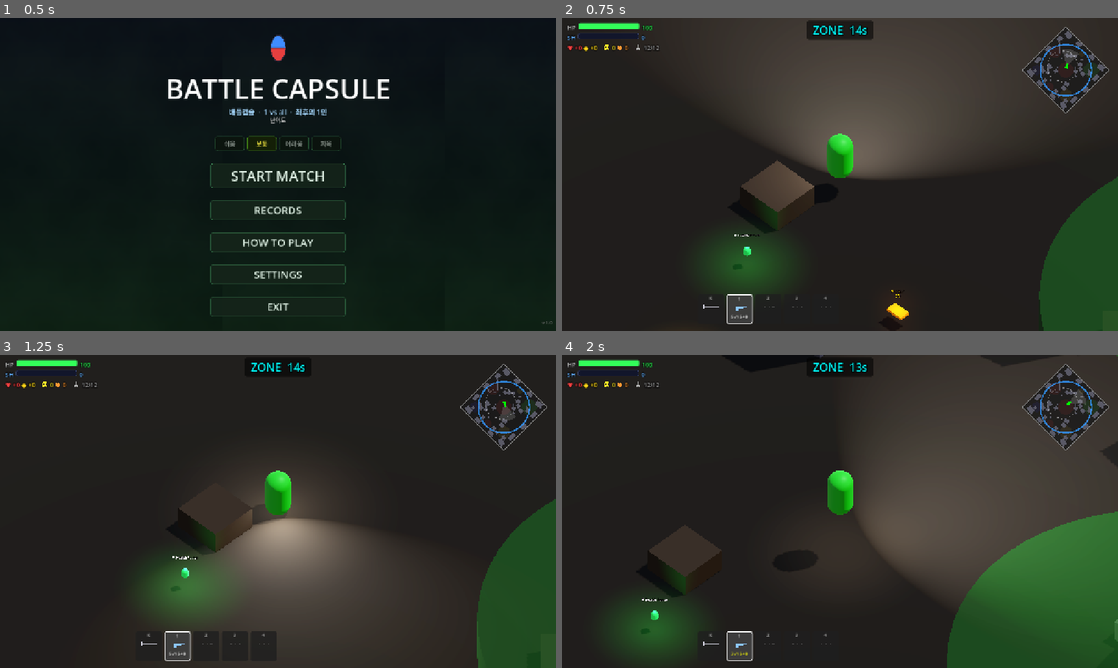
Above: before the commit, frames 1-4 (two rows, left to right).
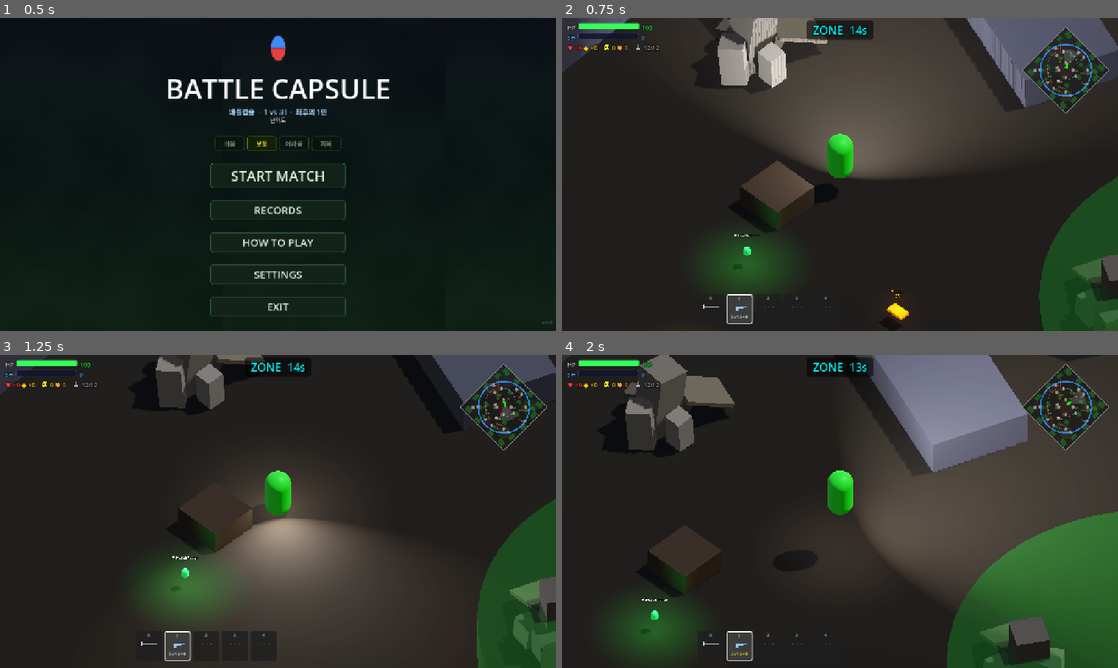
Above: after the commit, the same moments.

Repository: Kyulhee/battle-capsule
Game: Godot game, scene res://src/Main.tscn
Two runs of this game, one before a commit and one after it. Both use one fixed random seed, a clock stepped at 60 frames per second and the inputs below.
Inputs (mouse positions are in pixels of both pictures, inside the frame that each line leads up to):
- Up to frame 1 (0.5 s): no input
- Up to frame 2 (0.75 s): click "START MATCH" at 0.5 s
- Up to frame 3 (1.25 s): no input
- Up to frame 4 (2 s): tap Enter at 1.25 s; move the mouse to (962, 495) at 1.27 s; press the mouse at (962, 495) at 1.28 s; hold D (ui_right) from 1.28 s (still down); tap Space at 1.52 s

Frame 1 is identical in both runs. In frame 2, 8.1% of the frame differs, in the area x 0-100%, y 0-96%; in frame 3, 4.6%; in frame 4, 12%, in the area x 0-100%, y 0-100%.

Commit message:
feat: v1.1 — 미니맵 타입별 표현, 맵 전략 재설계, WorldBuilder jitter
- Minimap: rock_cluster→원, bush_patch→반투명 연두원, 타입별 색상 분기
- WorldBuilder: jitter/rot_jitter 필드로 결정론적 위치 변동 지원
- mapSpec v3.0: 3링 구조 + 4방향 회랑, canyon_wall 6개, rock_cluster 21개(POI 커버 보장)

Co-Authored-By: Claude Sonnet 4.6 <noreply@anthropic.com>

Diff:
--- a/data/mapSpec_example.json
+++ b/data/mapSpec_example.json
@@ -2,7 +2,7 @@
   "metadata": {
     "name": "Mountain Forest Alpha",
     "theme": "forest",
-    "version": "2.0",
+    "version": "3.0",
     "world_size": 120
   },
   "pois": [
@@ -19,63 +19,70 @@
     { "type": "tree_cluster", "pos": [-18,  54], "scale": [12, 6,  8], "rot":   0 },
     { "type": "tree_cluster", "pos": [ 18,  54], "scale": [12, 6,  8], "rot":  -5 },
     { "type": "tree_cluster", "pos": [ 45,  52], "scale": [14, 5, 10], "rot":  15 },
-
     { "type": "tree_cluster", "pos": [-45, -52], "scale": [14, 5, 10], "rot":   5 },
     { "type": "tree_cluster", "pos": [-18, -54], "scale": [12, 6,  8], "rot": -10 },
     { "type": "tree_cluster", "pos": [ 18, -54], "scale": [12, 6,  8], "rot":   8 },
     { "type": "tree_cluster", "pos": [ 45, -52], "scale": [14, 5, 10], "rot": -12 },
-
     { "type": "tree_cluster", "pos": [ 52,  30], "scale": [ 8, 5, 14], "rot":   0 },
     { "type": "tree_cluster", "pos": [ 54,   0], "scale": [ 8, 5, 12], "rot":   5 },
     { "type": "tree_cluster", "pos": [ 52, -30], "scale": [ 8, 5, 14], "rot":  -5 },
-
     { "type": "tree_cluster", "pos": [-52,  25], "scale": [ 8, 5, 14], "rot":   0 },
     { "type": "tree_cluster", "pos": [-54,  -5], "scale": [ 8, 5, 12], "rot":  -8 },
     { "type": "tree_cluster", "pos": [-52, -35], "scale": [ 8, 5, 12], "rot":  10 },
 
-    { "type": "tree_cluster", "pos": [-22,  28], "scale": [ 8, 5,  7], "rot": -10 },
-    { "type": "tree_cluster", "pos": [ 22,  28], "scale": [ 8, 5,  7], "rot":   0 },
-    { "type": "tree_cluster", "pos": [-18, -22], "scale": [ 8, 5,  7], "rot":   5 },
-    { "type": "tree_cluster", "pos": [ 18, -22], "scale": [ 8, 5,  7], "rot":  10 },
+    { "type": "tree_cluster", "pos": [-28,  20], "scale": [10, 5,  8], "rot":  20, "jitter": [1.5, 1.5], "rot_jitter": 15 },
+    { "type": "tree_cluster", "pos": [-32,  33], "scale": [ 9, 5,  8], "rot":   0, "jitter": [1.5, 1.5], "rot_jitter": 15 },
+    { "type": "tree_cluster", "pos": [-24,  -8], "scale": [ 8, 5,  7], "rot":  -5, "jitter": [1.5, 1.5], "rot_jitter": 15 },
+    { "type": "tree_cluster", "pos": [ 22,  20], "scale": [ 9, 5,  8], "rot": -15, "jitter": [1.5, 1.5], "rot_jitter": 15 },
+    { "type": "tree_cluster", "pos": [ 28,  -8], "scale": [ 9, 5,  8], "rot":   5, "jitter": [1.5, 1.5], "rot_jitter": 15 },
+    { "type": "tree_cluster", "pos": [ 14, -28], "scale": [ 8, 5,  7], "rot":  -8, "jitter": [1.5, 1.5], "rot_jitter": 15 },
+    { "type": "tree_cluster", "pos": [-12, -28], "scale": [ 8, 5,  7], "rot":  12, "jitter": [1.5, 1.5], "rot_jitter": 15 },
+    { "type": "tree_cluster", "pos": [-15,  40], "scale": [ 7, 5,  6], "rot":   8, "jitter": [1.5, 1.5], "rot_jitter": 15 },
+    { "type": "tree_cluster", "pos": [ 15,  40], "scale": [ 7, 5,  6], "rot":   0, "jitter": [1.5, 1.5], "rot_jitter": 15 },
 
-    { "type": "tree_cluster", "pos": [-15,  42], "scale": [ 7, 5,  6], "rot":   8 },
-    { "type": "tree_cluster", "pos": [ 15,  42], "scale": [ 7, 5,  6], "rot":   0 },
+    { "type": "canyon_wall", "pos": [-38, -24], "scale": [20, 5, 2], "rot":  42 },
+    { "type": "canyon_wall", "pos": [-50,  -2], "scale": [14, 4, 2], "rot":  12 },
+    { "type": "canyon_wall", "pos": [ 32, -22], "scale": [18, 5, 2], "rot": -40 },
+    { "type": "canyon_wall", "pos": [ 44,  -6], "scale": [12, 4, 2], "rot": -12 },
+    { "type": "canyon_wall", "pos": [-20,  30], "scale": [16, 4, 2], "rot":  30 },
+    { "type": "canyon_wall", "pos": [ 18,  30], "scale": [14, 4, 2], "rot": -28 },
 
-    { "type": "tree_cluster", "pos": [-28,  18], "scale": [10, 5,  8], "rot":  20 },
-    { "type": "tree_cluster", "pos": [-32,  32], "scale": [ 9, 5,  8], "rot":   0 },
+    { "type": "rock_cluster", "pos": [ 10,  10], "scale": [3.0, 3.0, 3.0], "rot":  20, "jitter": [1.5, 1.5], "rot_jitter": 30 },
+    { "type": "rock_cluster", "pos": [-10,  10], "scale": [3.0, 3.0, 3.0], "rot": -35, "jitter": [1.5, 1.5], "rot_jitter": 30 },
+    { "type": "rock_cluster", "pos": [ 10, -10], "scale": [3.0, 3.0, 3.0], "rot":  15, "jitter": [1.5, 1.5], "rot_jitter": 30 },
+    { "type": "rock_cluster", "pos": [-10, -10], "scale": [3.0, 3.0, 3.0], "rot": -20, "jitter": [1.5, 1.5], "rot_jitter": 30 },
 
-    { "type": "tree_cluster", "pos": [ 20,  18], "scale": [ 9, 5,  8], "rot": -15 },
+    { "type": "rock_cluster", "pos": [ 30,  30], "scale": [3.5, 3.0, 3.5], "rot":  10, "jitter": [1.5, 1.5], "rot_jitter": 25 },
+    { "type": "rock_cluster", "pos": [ 40,  28], "scale": [3.0, 2.5, 3.0], "rot": -15, "jitter": [1.5, 1.5], "rot_jitter": 25 },
+    { "type": "rock_cluster", "pos": [-33,  -8], "scale": [3.0, 3.0, 3.0], "rot":  35, "jitter": [1.0, 1.0], "rot_jitter": 20 },
+    { "type": "rock_cluster", "pos": [-44, -16], "scale": [4.0, 3.5, 3.5], "rot": -10, "jitter": [1.0, 1.0], "rot_jitter": 20 },
+    { "type": "rock_cluster", "pos": [-42,  43], "scale": [4.0, 3.0, 4.0], "rot":   0, "jitter": [1.5, 1.5], "rot_jitter": 25 },
+    { "type": "rock_cluster", "pos": [-36,  35], "scale": [3.0, 2.5, 3.0], "rot":  25, "jitter": [1.0, 1.0], "rot_jitter": 20 },
+    { "type": "rock_cluster", "pos": [ 30, -30], "scale": [3.5, 3.0, 3.0], "rot":  15, "jitter": [1.5, 1.5], "rot_jitter": 25 },
+    { "type": "rock_cluster", "pos": [ 42,  28], "scale": [4.0, 3.0, 3.5], "rot": -20, "jitter": [1.5, 1.5], "rot_jitter": 25 },
+    { "type": "rock_cluster", "pos": [  8,  42], "scale": [3.0, 2.5, 3.0], "rot":  40, "jitter": [1.5, 1.5], "rot_jitter": 30 },
+    { "type": "rock_cluster", "pos": [ -8,  42], "scale": [3.0, 2.5, 3.0], "rot": -30, "jitter": [1.5, 1.5], "rot_jitter": 30 },
+    { "type": "rock_cluster", "pos": [  7, -42], "scale": [2.5, 2.0, 2.5], "rot":  20, "jitter": [1.5, 1.5], "rot_jitter": 30 },
+    { "type": "rock_cluster", "pos": [ -7, -42], "scale": [2.5, 2.0, 2.5], "rot": -25, "jitter": [1.5, 1.5], "rot_jitter": 30 },
+    { "type": "rock_cluster", "pos": [-15,   8], "scale": [2.5, 1.8, 2.5], "rot": -40, "jitter": [1.0, 1.0], "rot_jitter": 20 },
+    { "type": "rock_cluster", "pos": [  5,  25], "scale": [2.5, 1.8, 2.5], "rot":  55, "jitter": [1.0, 1.0], "rot_jitter": 20 },
+    { "type": "rock_cluster", "pos": [ 22,  -5], "scale": [2.5, 2.0, 2.5], "rot":   0, "jitter": [1.0, 1.0], "rot_jitter": 20 },
+    { "type": "rock_cluster", "pos": [ 48, -10], "scale": [4.0, 2.0, 3.0], "rot":  30, "jitter": [1.0, 1.0], "rot_jitter": 20 },
+    { "type": "rock_cluster", "pos": [-28, -22], "scale": [3.0, 2.0, 2.5], "rot": -10, "jitter": [1.0, 1.0], "rot_jitter": 20 },
 
-    { "type": "tree_cluster", "pos": [ 28, -18], "scale": [ 9, 5,  8], "rot":   5 },
-    { "type": "tree_cluster", "pos": [ 12, -28], "scale": [ 8, 5,  7], "rot":  -8 },
-    { "type": "tree_cluster", "pos": [-12, -28], "scale": [ 8, 5,  7], "rot":  12 },
-
-    { "type": "canyon_wall", "pos": [-40, -22], "scale": [22, 5, 2], "rot": 45 },
-    { "type": "canyon_wall", "pos": [-50,  -3], "scale": [16, 4, 2], "rot": 10 },
-
-    { "type": "rock_cluster", "pos": [-33,  -8], "scale": [3.0, 3.0, 3.0], "rot":  35 },
-    { "type": "rock_cluster", "pos": [ 42,  28], "scale": [4.0, 3.0, 3.5], "rot": -20 },
-    { "type": "rock_cluster", "pos": [ 32, -32], "scale": [3.5, 3.0, 3.0], "rot":  15 },
-    { "type": "rock_cluster", "pos": [-42,  43], "scale": [4.0, 3.0, 4.0], "rot":   0 },
-
-    { "type": "rock_cluster", "pos": [ 10, -15], "scale": [3.0, 2.0, 3.0], "rot":  20 },
-    { "type": "rock_cluster", "pos": [-15,   8], "scale": [2.5, 1.8, 2.5], "rot": -40 },
-    { "type": "rock_cluster", "pos": [  5,  25], "scale": [2.5, 1.8, 2.5], "rot":  55 },
-    { "type": "rock_cluster", "pos": [-28, -22], "scale": [3.0, 2.0, 2.5], "rot": -10 },
-    { "type": "rock_cluster", "pos": [ 48, -10], "scale": [4.0, 2.0, 3.0], "rot":  30 },
-    { "type": "rock_cluster", "pos": [ 22,  -5], "scale": [2.5, 2.0, 2.5], "rot":   0 },
-
+    { "type": "bush_patch", "pos": [ 35, -28], "scale": [9, 1, 8], "rot": -10 },
+    { "type": "bush_patch", "pos": [ 42, -38], "scale": [8, 1, 9], "rot":  12 },
+    { "type": "bush_patch", "pos": [ 28, -42], "scale": [7, 1, 6], "rot":  -5 },
     { "type": "bush_patch", "pos": [ 15, -12], "scale": [7, 1, 6], "rot":   0 },
     { "type": "bush_patch", "pos": [-12,  15], "scale": [6, 1, 7], "rot":  20 },
-    { "type": "bush_patch", "pos": [ 38, -28], "scale": [9, 1, 8], "rot": -10 },
-    { "type": "bush_patch", "pos": [ -6, -32], "scale": [7, 1, 6], "rot":  15 },
-    { "type": "bush_patch", "pos": [ 42,  42], "scale": [8, 1, 7], "rot":   5 },
-    { "type": "bush_patch", "pos": [-38,  28], "scale": [7, 1, 6], "rot": -25 },
-    { "type": "bush_patch", "pos": [ 25,  45], "scale": [6, 1, 5], "rot":  10 },
 
     { "type": "log_pile", "pos": [ -6,  35], "scale": [5, 1.5, 2], "rot":  30 },
     { "type": "log_pile", "pos": [  8, -36], "scale": [5, 1.5, 2], "rot": -50 },
     { "type": "log_pile", "pos": [ 18,   8], "scale": [4, 1.5, 2], "rot":  90 },
-    { "type": "log_pile", "pos": [-22, -12], "scale": [4, 1.5, 2], "rot":  60 }
+    { "type": "log_pile", "pos": [-22, -12], "scale": [4, 1.5, 2], "rot":  60 },
+    { "type": "log_pile", "pos": [ -6, -18], "scale": [5, 1.5, 2], "rot": -20 },
+    { "type": "log_pile", "pos": [ 20,  38], "scale": [4, 1.5, 2], "rot":  45 },
+    { "type": "log_pile", "pos": [-20,  -4], "scale": [4, 1.5, 2], "rot": -70 },
+    { "type": "log_pile", "pos": [  6,  14], "scale": [4, 1.5, 2], "rot":  15 }
   ]
 }
--- a/src/maps/WorldBuilder.gd
+++ b/src/maps/WorldBuilder.gd
@@ -19,9 +19,18 @@
 
 	for o in spec.obstacles:
 		var type_str = o.get("type", "rock_cluster")
-		var pos = o.get("pos", [0, 0])
+		var pos = o.get("pos", [0, 0]).duplicate()
 		var scale_vec = o.get("scale", [1, 1, 1])
 		var rot_deg = o.get("rot", 0)
+
+		# Deterministic jitter: seed from base position so result is stable per-map
+		var jitter = o.get("jitter", [0, 0])
+		if jitter[0] > 0 or jitter[1] > 0:
+			var rng = RandomNumberGenerator.new()
+			rng.seed = int(abs(pos[0]) * 3137 + abs(pos[1]) * 7919)
+			pos[0] += rng.randf_range(-jitter[0], jitter[0])
+			pos[1] += rng.randf_range(-jitter[1], jitter[1])
+			rot_deg += rng.randf_range(-o.get("rot_jitter", 0.0), o.get("rot_jitter", 0.0))
 
 		if type_str == "bush_patch":
 			var bush = bush_scene.instantiate()
--- a/src/ui/Minimap.gd
+++ b/src/ui/Minimap.gd
@@ -87,18 +87,59 @@
 			"recovery_pocket": role_color = Color(0.2, 0.2, 1.0, 0.08)
 		draw_circle(mini_pos, mini_rad, role_color)
 
-	# 3. Draw Shaped Obstacles
+	# 3. Draw Obstacles — type-differentiated shape and colour
 	for obs in map_spec.obstacles:
-		var pos = Vector2(obs.pos[0], obs.pos[1])
-		var scale = Vector2(obs.scale[0], obs.scale[2])
-		var rot_rad = deg_to_rad(obs.get("rot", 0))
-		var corners = [Vector2(-scale.x/2, -scale.y/2), Vector2(scale.x/2, -scale.y/2), Vector2(scale.x/2, scale.y/2), Vector2(-scale.x/2, scale.y/2)]
-		var mini_corners = PackedVector2Array()
-		for c in corners:
-			var world_corner = c.rotated(rot_rad) + pos
-			mini_corners.append(world_to_minimap(world_corner))
-		var color = Color(0.35, 0.35, 0.4)
-		draw_colored_polygon(mini_corners, color)
+		var wpos   = Vector2(obs.pos[0], obs.pos[1])
+		var sx     = float(obs.scale[0])
+		var sz     = float(obs.scale[2])
+		var rot_rad = deg_to_rad(obs.get("rot", 0.0))
+		var obs_type: String = obs.get("type", "")
+		var mpos   = world_to_minimap(wpos)
+
+		match obs_type:
+			"rock_cluster":
+				# Radial cluster — circle whose radius matches the actual spread
+				var r = max(3.5, world_size_to_minimap(sx * 0.75))
+				draw_circle(mpos, r, Color(0.66, 0.62, 0.56, 0.88))
+				draw_arc(mpos, r, 0.0, TAU, 16, Color(0.45, 0.42, 0.38, 1.0), 1.0)
+			"bush_patch":
+				# Ground-level concealment — semi-transparent green, no hard border
+				var r = max(3.5, world_size_to_minimap((sx + sz) * 0.25))
+				draw_circle(mpos, r, Color(0.28, 0.62, 0.22, 0.38))
+			_:
+				# Rectangular obstacles: tree_cluster / canyon_wall / log_pile
+				var hx = sx * 0.5
+				var hz = sz * 0.5
+				var corners_local = [
+					Vector2(-hx, -hz),
+					Vector2( hx, -hz),
+					Vector2( hx,  hz),
+					Vector2(-hx,  hz),
+				]
+				var mc = PackedVector2Array()
+				for c in corners_local:
+					mc.append(world_to_minimap(c.rotated(rot_rad) + wpos))
+
+				var fill_col: Color
+				var border_col: Color
+				var bw := 1.0
+				match obs_type:
+					"tree_cluster":
+						fill_col   = Color(0.13, 0.36, 0.13, 0.88)
+						border_col = Color(0.08, 0.24, 0.08, 1.0)
+					"canyon_wall":
+						fill_col   = Color(0.50, 0.36, 0.22, 1.0)
+						border_col = Color(0.32, 0.22, 0.12, 1.0)
+						bw = 1.5
+					"log_pile":
+						fill_col   = Color(0.52, 0.38, 0.18, 0.88)
+						border_col = Color(0.36, 0.26, 0.10, 1.0)
+					_:
+						fill_col   = Color(0.35, 0.35, 0.40, 0.88)
+						border_col = Color(0.22, 0.22, 0.26, 1.0)
+
+				draw_colored_polygon(mc, fill_col)
+				draw_polyline(mc + PackedVector2Array([mc[0]]), border_col, bw)
 
 	# 4. Draw Supply Zones (Telegraphing/Active)
 	if supply_state != "none":
Not shown, changed: CLAUDE.md
Not shown, changed: docs/DEVLOG.md
